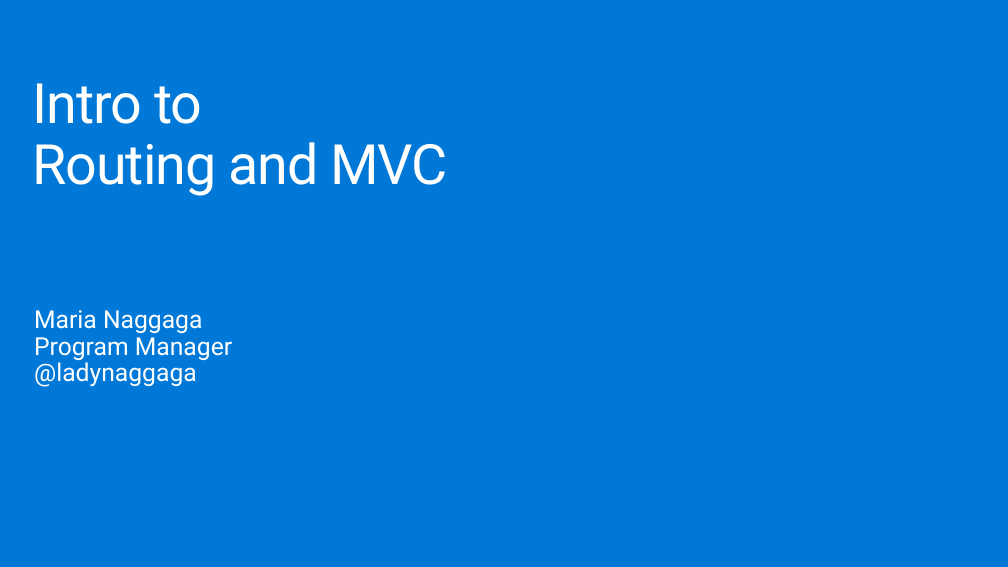
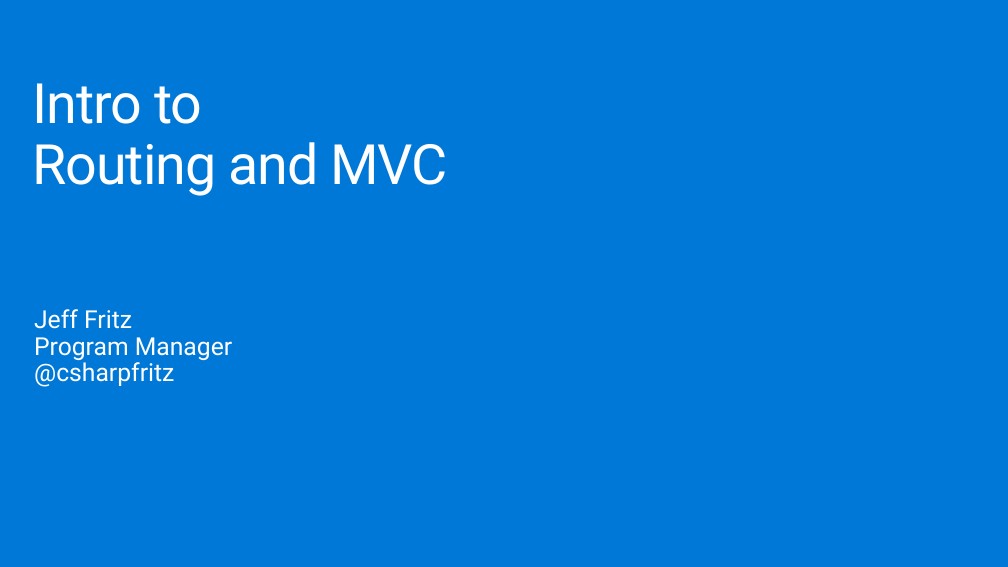
Before and after one commit to mjrousos/aspnetcore-workshop, a slide deck: slide 3 of Slides/Intro to Routing and MVC.pptx. Drawn at 1008x567 pixels with LibreOffice and Linux fonts; fonts in the diff are those of the drawing; background and template pictures are left out. Boxes give left, top, right and bottom in pixels: in the first picture for what was removed or moved away, otherwise in the second. Text is boxed around its words. In the diff, an @@ line names an element or a change of style, - is before the commit and + after.

Commit message:
Updated slide for DevINtersection

```diff
--- a/Slides/Intro to Routing and MVC.pptx
+++ b/Slides/Intro to Routing and MVC.pptx
@@ text at bbox=[34, 309, 132, 329]: text changed @@
-Maria Naggaga
+Jeff Fritz
@@ text at bbox=[34, 359, 174, 387]: text changed @@
-@ladynaggaga
+@csharpfritz
```
